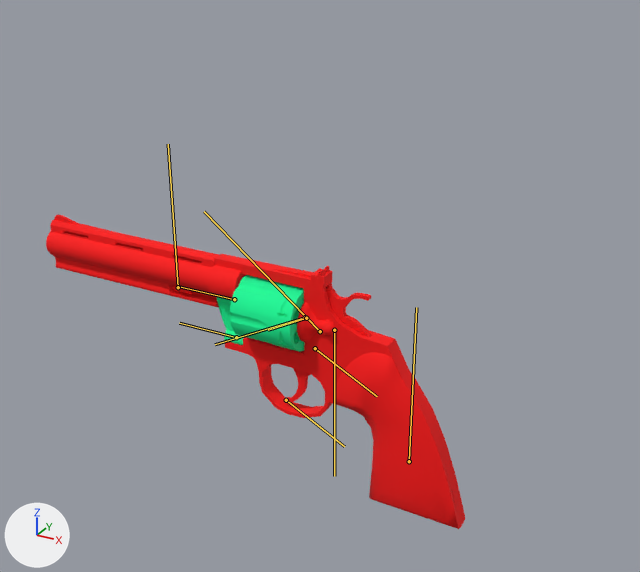
Two versions of the FBX model Assets/Graphical/Models/Python_Revolver.FBX, one commit apart.
One viewpoint serves both versions: a camera (50 mm lens) standing at (11.87, -16.18, 13.45) and looking at (3.07, -0.19, 5.45). Arrows for +X, +Y and +Z are at lower left; the lights stay in place. The bones that bend it are drawn over the model as lines.

In view in the first picture: 'Revolver'.
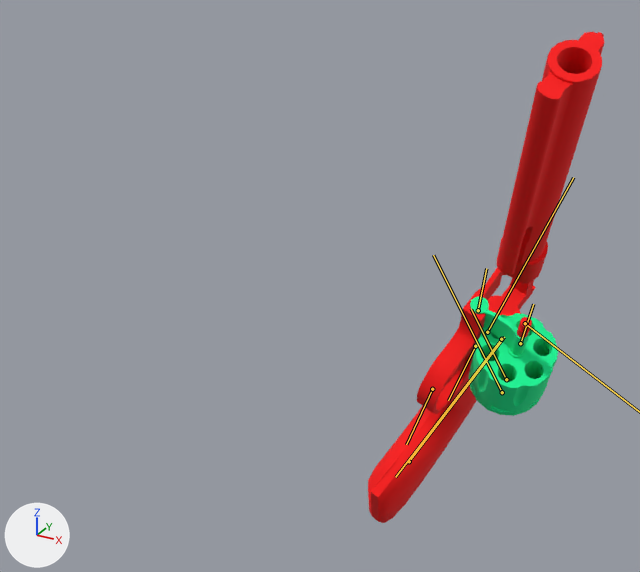
The newer file adds an action. The first version stands in its rest pose; the second is drawn at frame 151 of the action 'Take 001'.

Pixel boxes (x1, y1, x2, y2) of what changed, in the pictures (640 x 572 px):
'Revolver', posed (44% narrower, 56% taller)
    before: (46, 215, 465, 529)
    after: (368, 32, 604, 523)
bone 'Grip', root to tip
    before: (409, 461) to (416, 307)
    after: (409, 461) to (504, 337)
bone 'Cylinder', root to tip
    before: (236, 337) to (179, 323)
    after: (478, 310) to (486, 268)
bone 'Extractor', root to tip
    before: (305, 317) to (215, 344)
    after: (502, 392) to (433, 255)
bone 'Cylinder_Spin', root to tip
    before: (306, 318) to (268, 330)
    after: (506, 379) to (471, 309)

The edits, one by one:
Bone 'Grip' (bone_grip) turns from (0, 0, 0) to (-84, 36, -108) degrees about its own x, y and z.
Bone 'Cylinder' (bone_cylinder) turns from (0, 0, 0) to (0, -95, 0) degrees about its own x, y and z.
Bone 'Ejector' (bone_ejector) moves from (0.0, 0.0, 0.0) to (33.7, 0.0, 0.0).
Bone 'Extractor' (bone_extractor) turns from (0, 0, 0) to (-130, 0, 0) degrees about its own x, y and z.
Bone 'Cylinder_Spin' (bone_cylinder_spin) turns from (0, 0, 0) to (-130, 0, 0) degrees about its own x, y and z.
